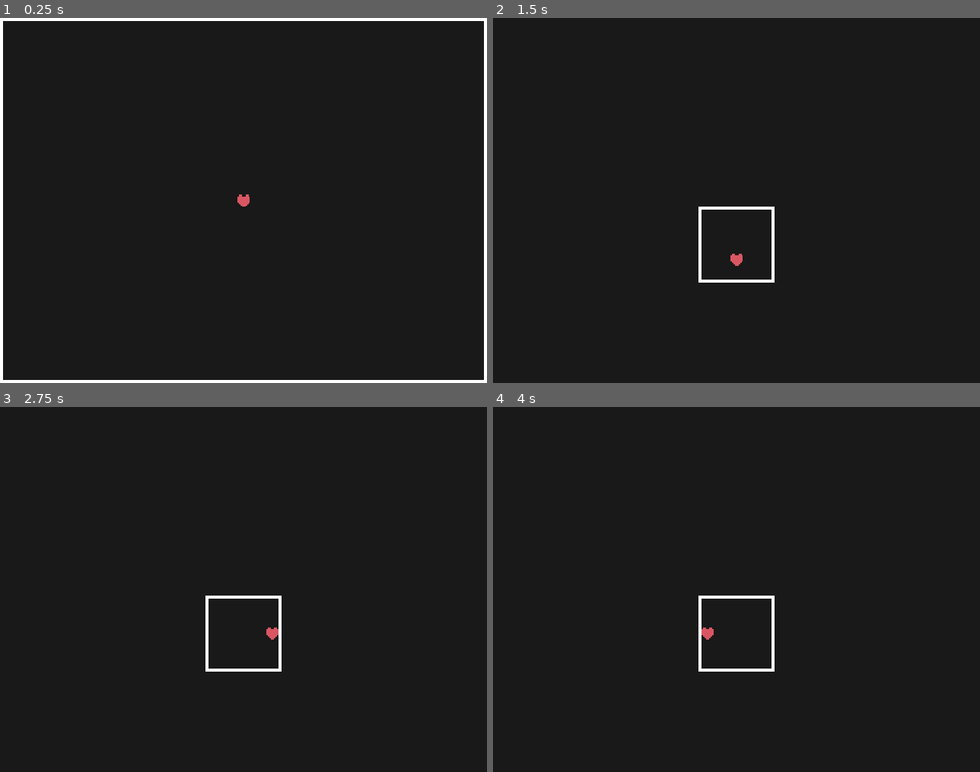
Above: before the commit, frames 1-4 (two rows, left to right).
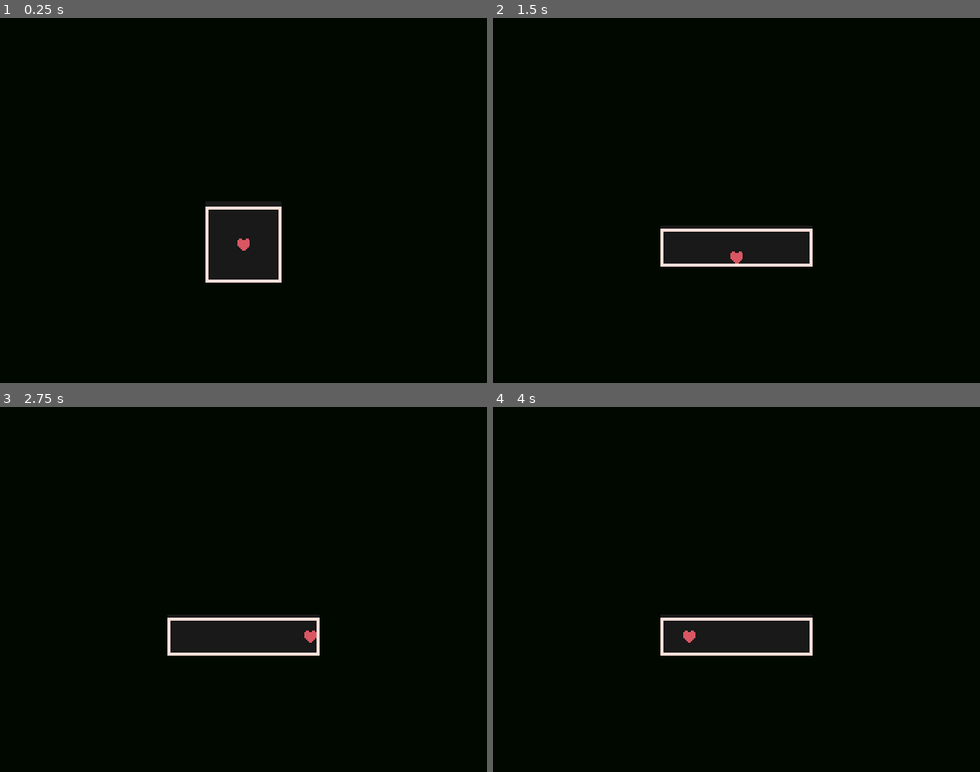
Above: after the commit, the same moments.

Repository: Kukalooka/Godotale
Game: Godot game, scene res://Scenes/fightSystem.tscn
Same seed, same stepped clock (60 frames per second), same inputs: the game is played once before the commit and once after it.
Inputs:
- Up to frame 1 (0.25 s): no input
- Up to frame 2 (1.5 s): tap Enter at 0.5 s; hold Right (ui_right) 0.53-1.28 s; hold K 0.53-1.28 s; tap Space at 1.25 s; hold Down (ui_down) from 1.28 s (still down); tap K at 1.35 s
- Up to frame 3 (2.75 s): tap Enter at 2 s; release Down (ui_down) at 2.03 s; hold Right (ui_right) from 2.03 s (still down); hold K from 2.03 s (still down)
- Up to frame 4 (4 s): tap Space at 2.75 s; release Right (ui_right) at 2.78 s; release K at 2.78 s; hold Up (ui_up) 2.78-3.53 s; tap K at 2.85 s; tap Enter at 3.5 s; hold Left (ui_left) from 3.53 s (still down); hold K from 3.53 s (still down)

The runs differ from the first frame. In frame 1, 97% of the frame differs, in the area x 0-100%, y 0-100%; in frame 2, 97%; in frame 3, 97%; in frame 4, 97%.

Commit message:
Added a background around the box, also made box color and background color configurable

Diff:
--- a/Scenes/fightSystem.tscn
+++ b/Scenes/fightSystem.tscn
@@ -21,6 +21,7 @@
 size = Vector2(8, 128)
 
 [node name="Node2D" type="Node2D"]
+z_index = -1
 script = ExtResource("1_8pywo")
 
 [node name="PlayerSoul" type="CharacterBody2D" parent="."]
@@ -42,6 +43,8 @@
 defaultPosOffset = 65
 player = NodePath("../PlayerSoul")
 borderWidth = 4
+borderColor = Color(1, 0.876253, 0.855209, 1)
+backgroundColor = Color(0, 0.0329535, 4.51226e-09, 1)
 
 [node name="Box_Top" type="CollisionShape2D" parent="Box"]
 position = Vector2(0, -60)
--- a/Scripts/Flow/master.gd
+++ b/Scripts/Flow/master.gd
@@ -3,9 +3,9 @@
 @onready var box : BattleBox = $Box
 
 func _ready():
-	box.resize(640, 480)
+	box.resize(100, 100)
 	pass # Replace with function body.
 
 func _input(ev):
 	if Input.is_key_pressed(KEY_K):
-		box.resize(100, 100)
+		box.resize(200, 50)
--- a/Scripts/Functionality/boxFunc.gd
+++ b/Scripts/Functionality/boxFunc.gd
@@ -5,6 +5,9 @@
 @export var defaultPosOffset: int
 @export var player: CharacterBody2D
 @export var borderWidth : int
+
+@export var borderColor : Color
+@export var backgroundColor : Color
 
 func resize(x, y):
 	var viewportHeight = get_viewport().size.y
@@ -34,28 +37,12 @@
 	self.position = Vector2(self.position.x, viewportHeight / 2 + defaultPosOffset * esc)
 	player.position = Vector2(self.position.x + (self.scale.x / 2), self.position.y + (self.scale.y / 2), )
 
-	var offset_x = get_node("Box_Top").get_shape().get_rect().size.x / 2
-	var offset_y = get_node("Box_Left").get_shape().get_rect().size.y / 2
-
-	var topW = get_node("Box_Top").get_shape().get_rect().size.x
-	var topH = get_node("Box_Top").get_shape().get_rect().size.y
-
-	var sideW = get_node("Box_Left").get_shape().get_rect().size.x
-	var sideH = get_node("Box_Left").get_shape().get_rect().size.y
-
-	var mePosX = self.position.x
-	var mePosY = self.position.y
-
-	# Left and Right
-	draw_rect(Rect2(-offset_x, -offset_y, sideW, sideH), Color.WHITE)
-	draw_rect(Rect2(offset_x - 8, -offset_y, sideW, sideH), Color.WHITE)
-
-	# Top and Bottom
-	draw_rect(Rect2(-offset_x, -offset_y, topW, topH), Color.WHITE)
-	draw_rect(Rect2(-offset_x, offset_y - 8, topW, topH), Color.WHITE)
 	queue_redraw()
 
 func _draw():
+	var viewportHeight = get_viewport().size.y
+	var viewportWidth = get_viewport().size.x
+
 
 	var offset_x = get_node("Box_Top").get_shape().get_rect().size.x / 2
 	var offset_y = get_node("Box_Left").get_shape().get_rect().size.y / 2
@@ -70,12 +57,26 @@
 	var mePosY = self.position.y
 
 	# Left and Right
-	draw_rect(Rect2(-offset_x, -offset_y, sideW, sideH), Color.WHITE)
-	draw_rect(Rect2(offset_x - borderWidth, -offset_y, sideW, sideH), Color.WHITE)
+	draw_rect(Rect2(-offset_x, -offset_y, sideW, sideH), borderColor)
+	draw_rect(Rect2(offset_x - borderWidth, -offset_y, sideW, sideH), borderColor)
 
 	# Top and Bottom
-	draw_rect(Rect2(-offset_x, -offset_y, topW, topH), Color.WHITE)
-	draw_rect(Rect2(-offset_x, offset_y - borderWidth, topW, topH), Color.WHITE)
+	draw_rect(Rect2(-offset_x, -offset_y, topW, topH), borderColor)
+	draw_rect(Rect2(-offset_x, offset_y - borderWidth, topW, topH), borderColor)
+
+	# Dark background
+
+	# Left and Right
+	draw_rect(Rect2(-(viewportWidth / 2), -(viewportHeight / 2) - defaultPosOffset,
+			(self.position.x - $Box_Top.shape.size.x / 2), viewportHeight), backgroundColor)
+	draw_rect(Rect2($Box_Top.shape.size.x / 2, -(viewportHeight / 2) - defaultPosOffset,
+			viewportWidth, viewportHeight), backgroundColor)
+
+	# Top and Bottom
+	draw_rect(Rect2(-(viewportWidth / 2), -(viewportHeight / 2) - defaultPosOffset,
+			viewportWidth, self.position.y - $Box_Left.shape.size.y / 2), backgroundColor)
+	draw_rect(Rect2(-(viewportWidth / 2), $Box_Left.shape.size.y / 2,
+			viewportWidth, viewportHeight), backgroundColor)
 	pass
 
 func _ready():
